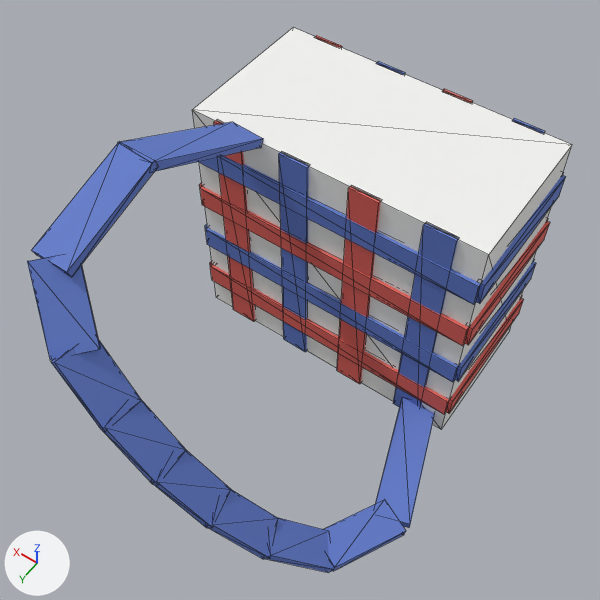
The glTF model assets/models/character/cosmetics/back_bag.glb: old version first, new version second.
Before and after are seen from a 50 mm camera at (-0.465, 0.521, 1.844) aimed at (-0.016, -0.108, 0.856). The axes (+X, +Y, +Z) are drawn at lower left. The lights are the same throughout. The picture after the commit comes second. Mesh edges are drawn as thin lines. Vertices at exactly the same position are counted once.

Names of what the first picture shows: 'Torso'.
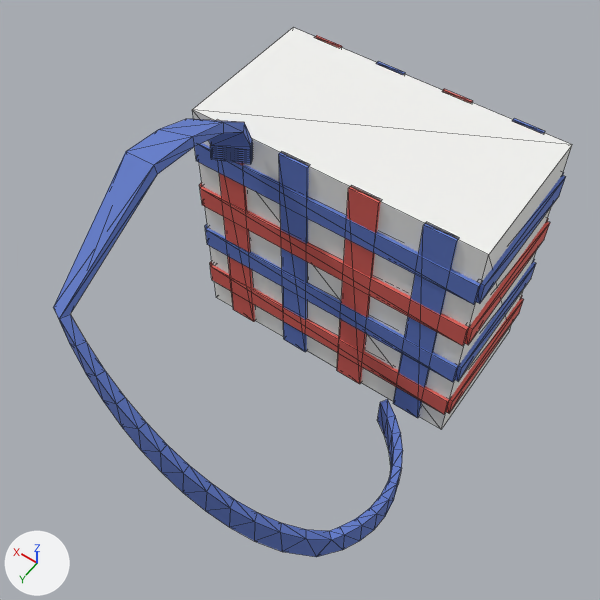
Location of each change, [x1, y1, x2, y2] in pixels of the pictures (600 x 600 px):
'Torso', reshaped
    before: [27, 27, 572, 573]
    after: [54, 27, 572, 557]
part 1 of me_torso, added
    after: [54, 119, 403, 557]
part 2 of me_torso, deleted (blue)
    before: [27, 122, 435, 573]

The change in detail:
me_torso is used by ob_torso; location (0.0, 0.0, 0.55).
me_torso had 280 vertices, 420 faces and spanned x -0.3..0.256, y -0.466..0.247, z 0.02..0.588.
me_torso now has 344 vertices, 584 faces and spans x -0.258..0.256, y -0.466..0.21, z 0.02..0.587.
me_torso part 1: a new loose piece of 144 vertices spanning x -0.258..0.186, y -0.196..0.21, z 0.04..0.587, in mat_bagblue (blue #617ccb).
Part 2, on me_torso:
80 vertices are removed from x -0.3..0.19, y -0.215..0.247, z 0.042..0.588.
120 faces are deleted.
